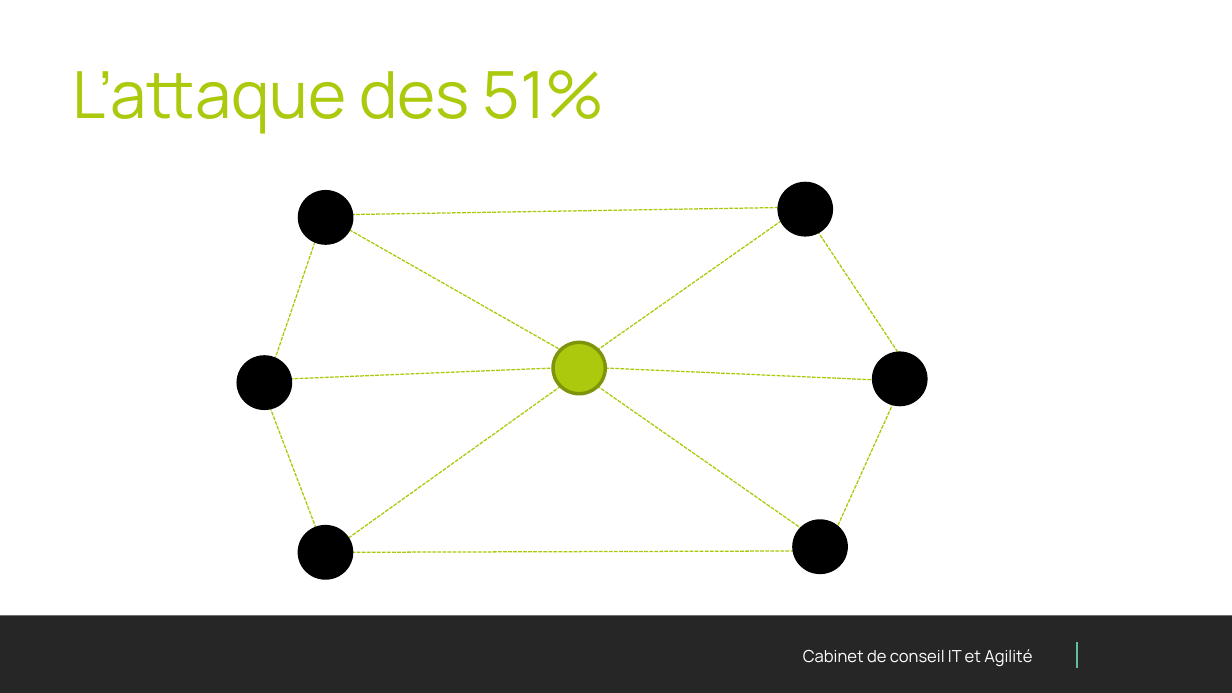
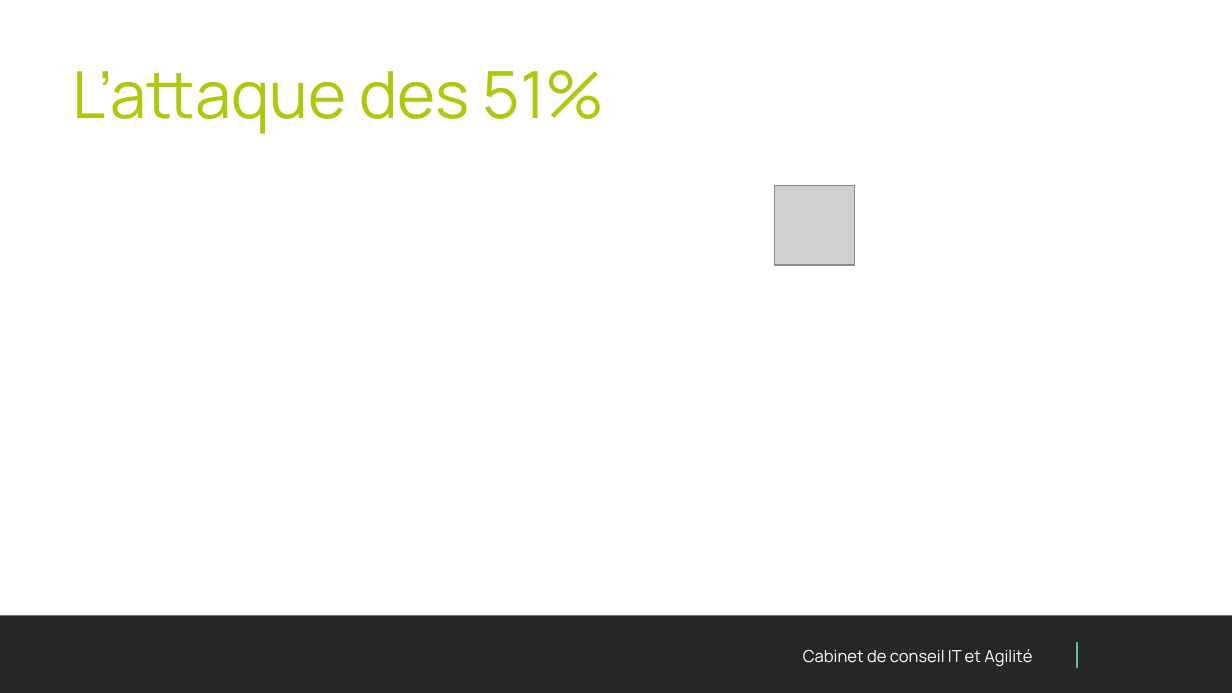
Before and after one commit to PaulFasola/Techlabs, a slide deck: slide 10 of Blockchain101+SmartContracts/Presentation/Techlab Blockchain.pptx (slide 9 before the commit). Drawn at 1232x693 pixels with LibreOffice and Linux fonts; fonts in the diff are those of the drawing; grey boxes stand for pictures; background and template pictures are left out. Boxes give left, top, right and bottom in pixels: in the first picture for what was removed or moved away, otherwise in the second. Text is boxed around its words. In the diff, an @@ line names an element or a change of style, - is before the commit and + after.

```diff
--- a/Blockchain101+SmartContracts/Presentation/Techlab Blockchain.pptx
+++ b/Blockchain101+SmartContracts/Presentation/Techlab Blockchain.pptx
@@ ellipse removed at <box>299,192,351,244</box> @@
@@ line removed from (331, 214) to (812, 207) @@
@@ picture added at <box>775,185,855,265</box> @@
@@ ellipse removed at <box>779,184,830,235</box> @@
@@ line removed from (270, 375) to (325, 211) @@
@@ line removed from (331, 219) to (561, 350) @@
@@ line removed from (781, 221) to (598, 350) @@
@@ line removed from (812, 223) to (914, 377) @@
@@ ellipse removed at <box>238,357,290,409</box> @@
@@ ellipse removed at <box>553,342,605,394</box> @@
@@ ellipse removed at <box>873,354,925,405</box> @@
@@ line removed from (265, 379) to (553, 368) @@
@@ line removed from (340, 545) to (561, 387) @@
@@ line removed from (823, 545) to (598, 387) @@
@@ line removed from (605, 368) to (914, 382) @@
@@ line removed from (899, 388) to (828, 548) @@
@@ line removed from (265, 393) to (330, 564) @@
@@ ellipse removed at <box>299,526,351,578</box> @@
@@ ellipse removed at <box>793,521,845,573</box> @@
@@ line removed from (351, 552) to (828, 551) @@
```
Also in this commit, not shown: 5 other slides changed, 2 slides added, 3 other files.
